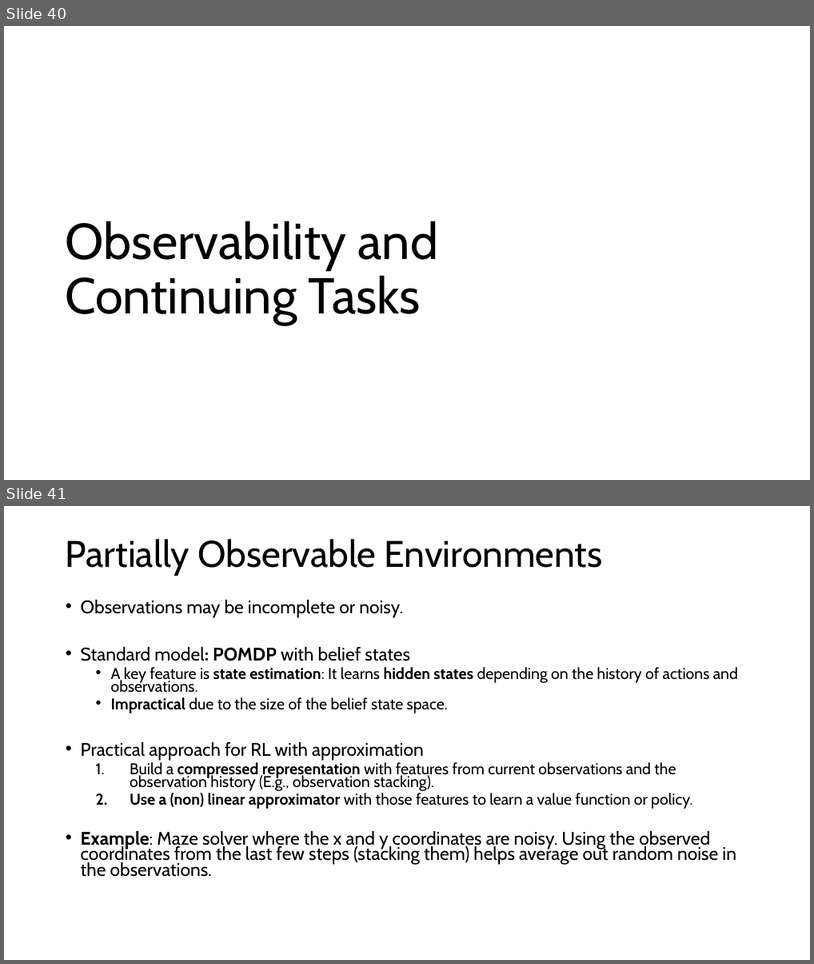
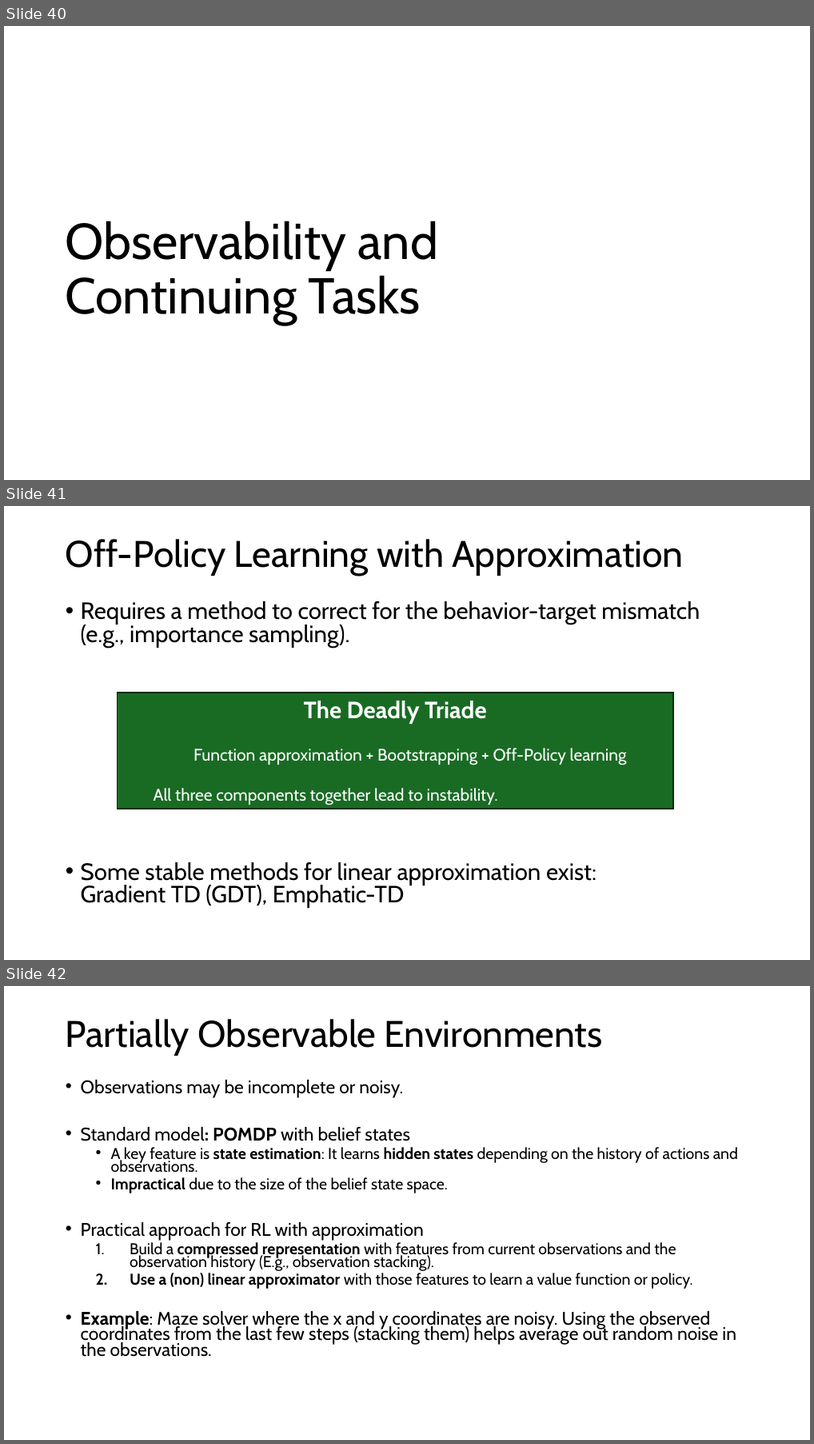
Before and after one commit to mhahsler/Introduction_to_Reinforcement_Learning, a slide deck: slides/Lecture_Chapter09.pptx. Shown one above the other, each under a label of ours: slides 40 and 41 before the commit, slides 40, 41 and 42 after it. The pictures are 814x964 and 814x1444 pixels, drawn with LibreOffice and Linux fonts; fonts in the diff are those of the drawing. Boxes give left, top, right and bottom in pixels: in the first picture for what was removed or moved away, otherwise in the second. Text is boxed around its words. In the diff, an @@ line names an element or a change of style, - is before the commit and + after.

Commit message:
Added the deadly triade.

```diff
--- a/slides/Lecture_Chapter09.pptx
+++ b/slides/Lecture_Chapter09.pptx
@@ slide 41 added at [4, 506, 810, 960], background #FFFFFF @@
@@ title added at [66, 539, 683, 576], 44 pt, text #000000 @@
+Off-Policy Learning with Approximation
@@ text added at [81, 601, 700, 648], 28 pt, text #000000 @@
+• Requires a method to correct for the behavior-target mismatch (e.g., importance sampling).
@@ rectangle added at [117, 692, 674, 808], fill #196B24, outline #0B2F10 1.5 pt, 20 pt, text #FFFFFF @@
+The Deadly Triade
+  Function approximation + Bootstrapping + Off-Policy learning
+  All three components together lead to instability.
@@ text added at [81, 862, 597, 908], 28 pt, text #000000 @@
+• Some stable methods for linear approximation exist:
+  Gradient TD (GDT), Emphatic-TD
@@ what was slide 41 is now slide 42 @@
```
Also in this commit, not shown: 1 slide changed.
